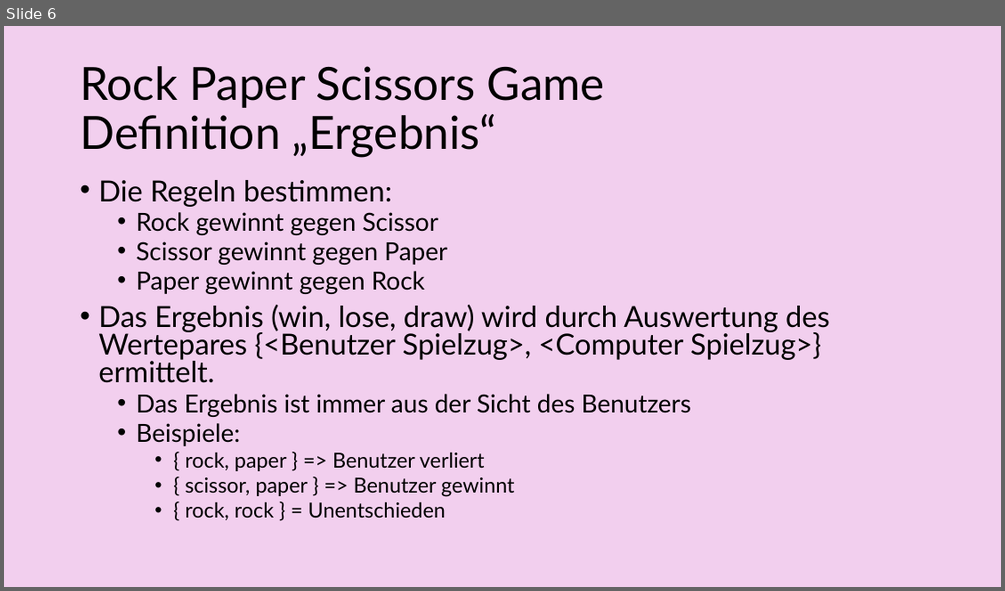
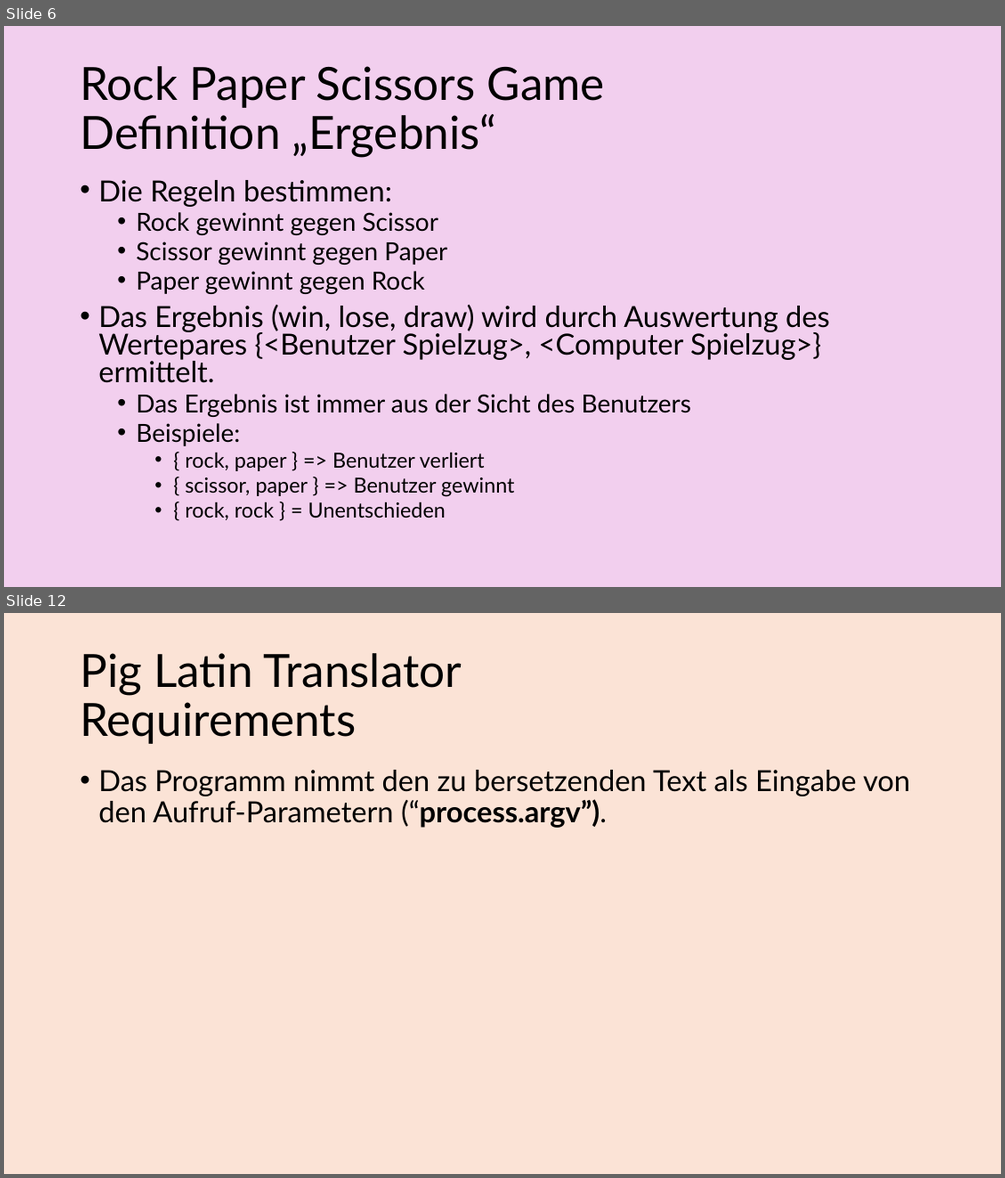
Before and after one commit to RalfWaeldin/jsprojekt, a slide deck: Projektdefinitionen.pptx. Shown one above the other, each under a label of ours: slide 6 before the commit, slides 6 and 12 after it; the slides between them are not shown. The pictures are 1005x591 and 1005x1178 pixels, drawn with LibreOffice and Linux fonts; fonts in the diff are those of the drawing. Boxes give left, top, right and bottom in pixels: in the first picture for what was removed or moved away, otherwise in the second. Text is boxed around its words. In the diff, an @@ line names an element or a change of style, - is before the commit and + after.

```diff
--- a/Projektdefinitionen.pptx
+++ b/Projektdefinitionen.pptx
@@ slide 12 added at [4,613,1001,1174], background #FBE3D6 @@
@@ title added at [80,653,462,744], 44 pt, text #000000 @@
+Pig Latin Translator
+Requirements
@@ text added at [98,770,910,827], 28 pt, text #000000 @@
+• Das Programm nimmt den zu bersetzenden Text als Eingabe von den Aufruf-Parametern (“process.argv”).
```
Also in this commit, not shown: 2 slides changed, 5 other slides added, 9 other files.
